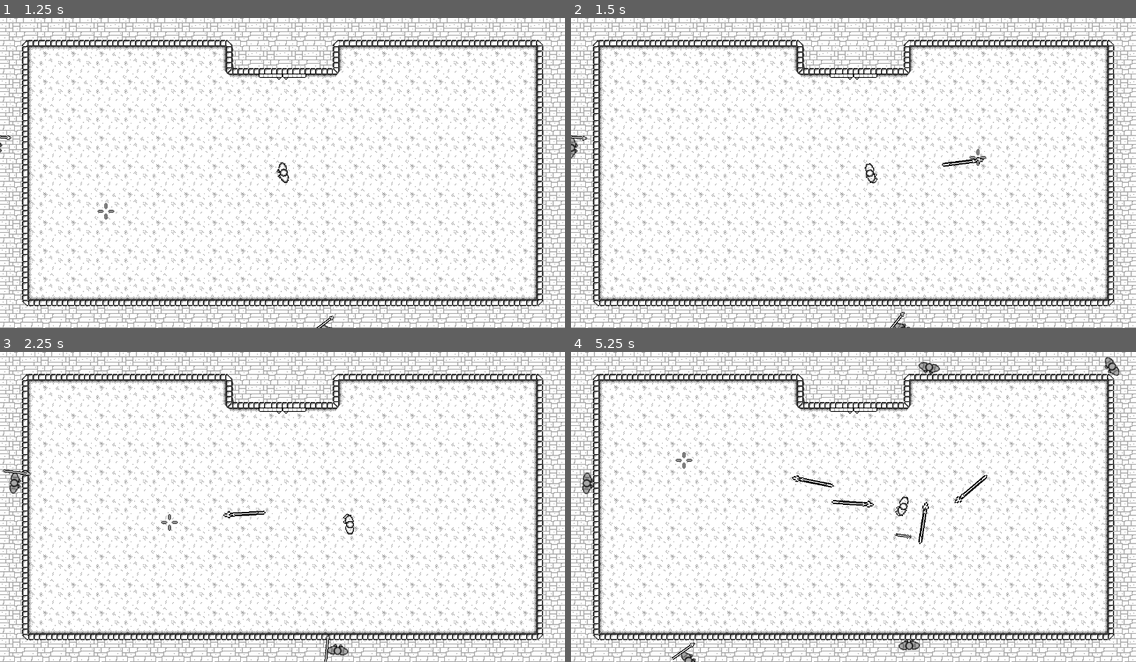
Above: before the commit, frames 1-4 (two rows, left to right).
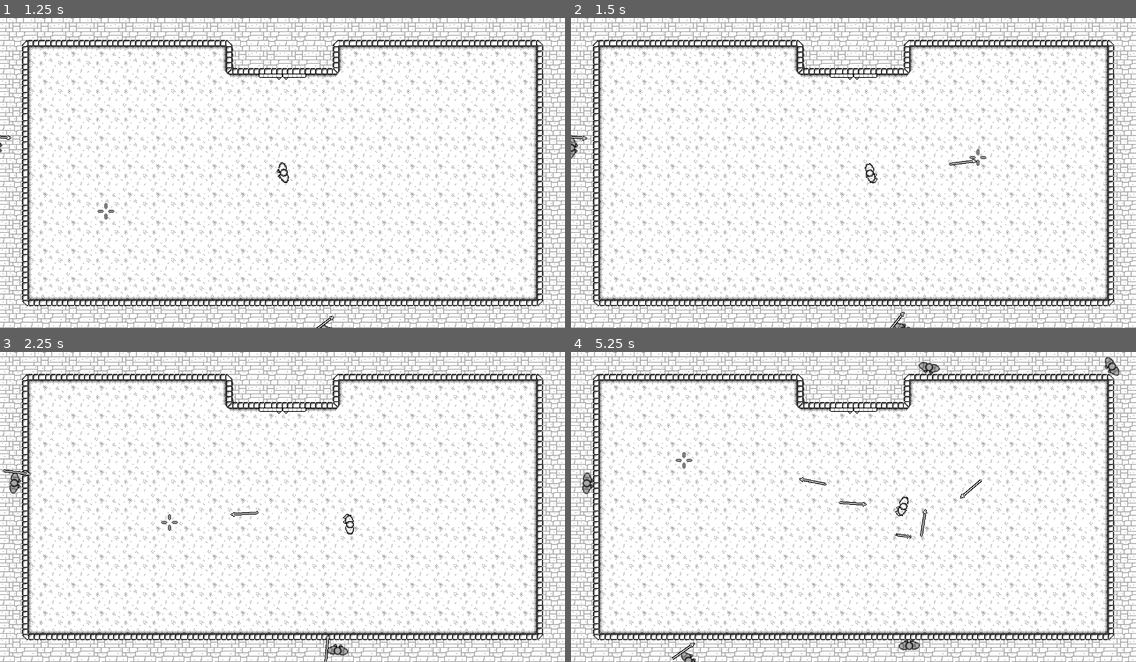
Above: after the commit, the same moments.

Repository: CarlMachado/DarknessFury
Game: Godot game, scene res://scenes/main_menu.tscn
Two runs of this game, one before a commit and one after it. Both use one fixed random seed, a clock stepped at 60 frames per second and the inputs below.
Inputs (mouse positions are in pixels of both pictures, inside the frame that each line leads up to):
- Up to frame 1 (1.25 s): click "Jogar" at 0.5 s
- Up to frame 2 (1.5 s): move the mouse to (977, 157) at 1.27 s; hold D (ui_right) from 1.28 s (still down); click (977, 157) at 1.35 s
- Up to frame 3 (2.25 s): move the mouse to (169, 522) at 2.02 s; release D (ui_right) at 2.03 s; hold S (ui_down) from 2.03 s (still down); click (169, 522) at 2.1 s
- Up to frame 4 (5.25 s): move the mouse to (910, 438) at 2.77 s; release S (ui_down) at 2.78 s; hold D (ui_right) 2.78-3.53 s; click (910, 438) at 2.85 s; move the mouse to (825, 569) at 3.52 s; hold W (ui_up) 3.53-4.28 s; click (825, 569) at 3.6 s; move the mouse to (1023, 553) at 4.27 s; hold A (ui_left) from 4.28 s (still down); click (1023, 553) at 4.35 s; move the mouse to (684, 460) at 5.02 s; click (684, 460) at 5.1 s

Frame 1 is identical in both runs. In frame 2, less than 0.1% of the frame differs, in the area x 65-74%, y 44-49%; in frame 3, less than 0.1%; in frame 4, 0.2%, in the area x 39-74%, y 39-63%.

Commit message:
corrigido alguns scales

Diff:
--- a/prefabs/spear_hand.tscn
+++ b/prefabs/spear_hand.tscn
@@ -12,15 +12,11 @@
 collision_mask = 48
 script = ExtResource( 1 )
 
-[node name="sprite" type="Sprite" parent="."]
-scale = Vector2( 1.5, 1.5 )
-texture = ExtResource( 2 )
-
 [node name="col_shape" type="CollisionShape2D" parent="."]
 position = Vector2( -0.0419159, -0.665776 )
 rotation = 1.5708
 shape = SubResource( 1 )
-[connection signal="area_entered" from="." to="." method="_on_spear_hand_area_entered"]
 
 [node name="sprite" type="Sprite" parent="."]
 texture = ExtResource( 2 )
+[connection signal="area_entered" from="." to="." method="_on_spear_hand_area_entered"]
--- a/scripts/player.gd
+++ b/scripts/player.gd
@@ -75,7 +75,7 @@
 	spear_attack.global_position = $spear_hand.global_position / 2
 	spear_attack.rotation = global_rotation
 	spear_attack.dir = Vector2(cos(angle - correct), sin(angle - correct))
-
+	#spear_attack.scale = spear_attack.scale / 2
 	spear_attack.target_position = get_global_mouse_position()
 	spear_attack.type = "player_attack"
 	get_parent().add_child(spear_attack)
